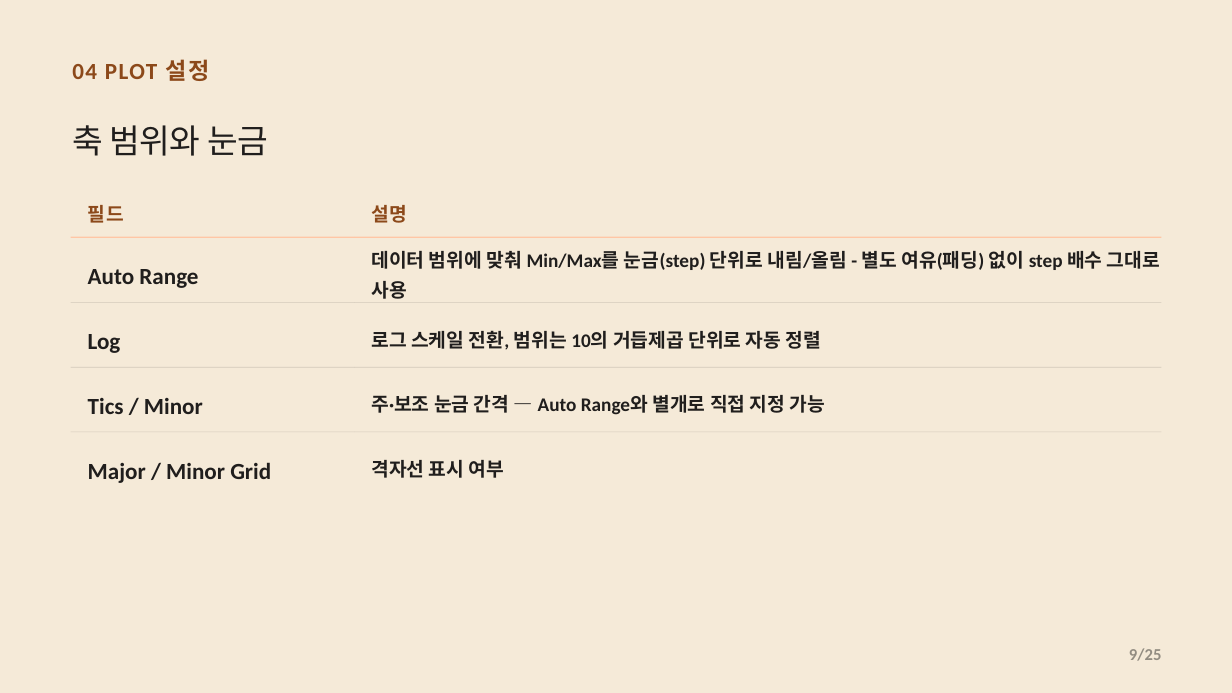
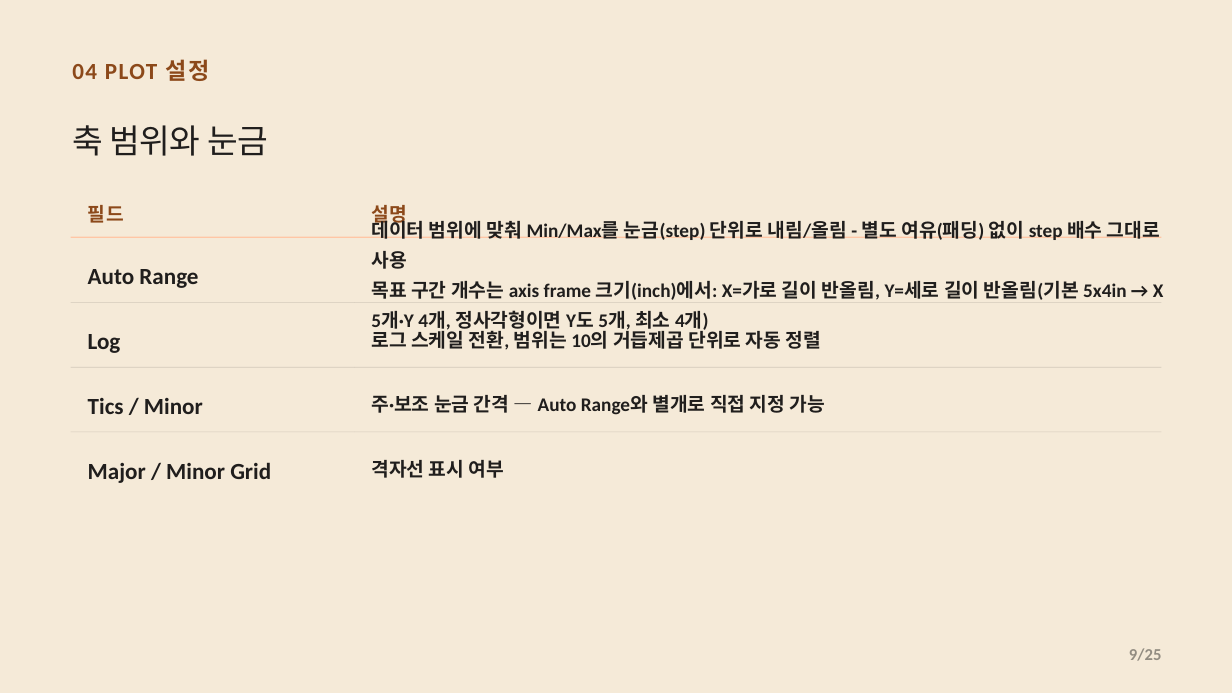
Before and after one commit to CWKIM113/CathPlot_Pub, a slide deck: slide 9 of CathPlot_발표.pptx. Drawn at 1232x693 pixels with LibreOffice and Linux fonts; fonts in the diff are those of the drawing. Boxes give left, top, right and bottom in pixels: in the first picture for what was removed or moved away, otherwise in the second. Text is boxed around its words. In the diff, an @@ line names an element or a change of style, - is before the commit and + after.

```diff
--- a/CathPlot_발표.pptx
+++ b/CathPlot_발표.pptx
@@ text at (371,281,1164,333): paragraph added @@
+목표 구간 개수는 axis frame 크기(inch)에서: X=가로 길이 반올림, Y=세로 길이 반올림(기본 5x4in → X 5개·Y 4개, 정사각형이면 Y도 5개, 최소 4개)
```
Also in this commit, not shown: 2 other slides changed, 3 other files.
